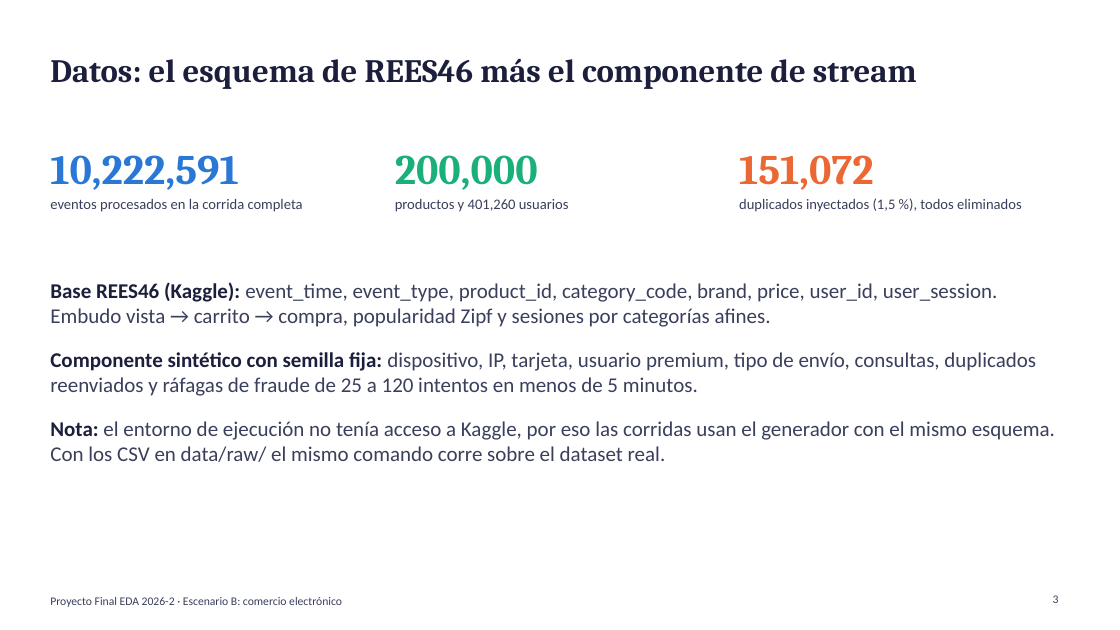
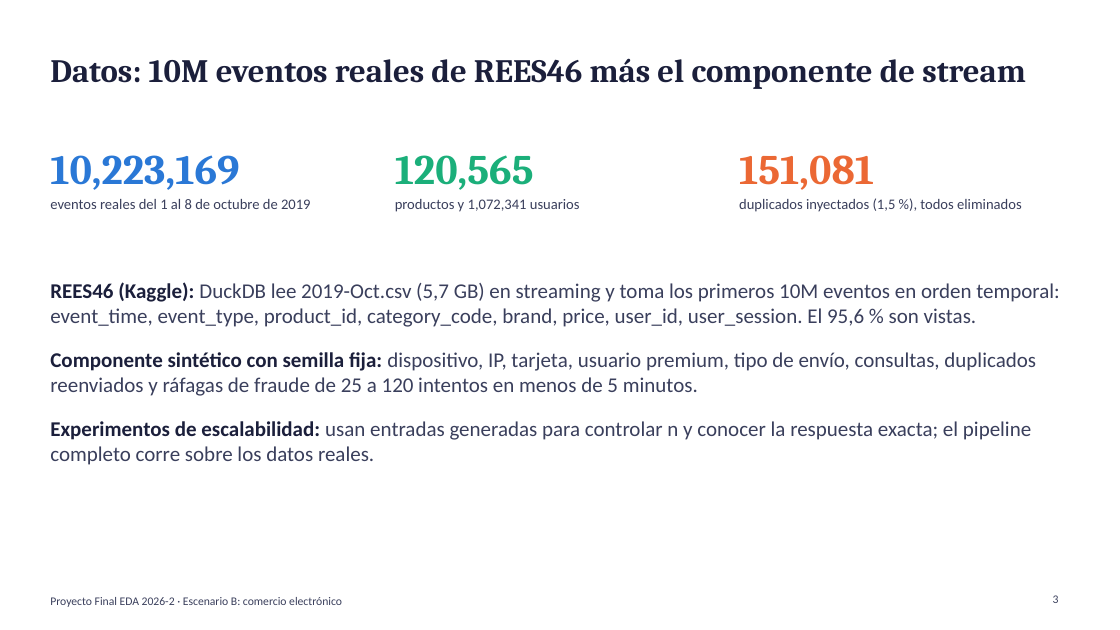
Before and after one commit to dantebarreto-gif/Proyecto-Final-E-AD, a slide deck: slide 3 of report/Presentacion_Final.pptx. Drawn at 1120x630 pixels with LibreOffice and Linux fonts; fonts in the diff are those of the drawing. Boxes give left, top, right and bottom in pixels: in the first picture for what was removed or moved away, otherwise in the second. Text is boxed around its words. In the diff, an @@ line names an element or a change of style, - is before the commit and + after.

```diff
--- a/report/Presentacion_Final.pptx
+++ b/report/Presentacion_Final.pptx
@@ title at (50, 58, 1026, 89): text changed @@
-Datos: el esquema de REES46 más el componente de stream
+Datos: 10M eventos reales de REES46 más el componente de stream
@@ text at (50, 155, 239, 190): text changed @@
-10,222,591
+10,223,169
@@ text at (395, 155, 534, 190): text changed @@
-200,000
+120,565
@@ text at (739, 155, 874, 190): text changed @@
-151,072
+151,081
@@ text at (50, 199, 311, 209): text changed @@
-eventos procesados en la corrida completa
+eventos reales del 1 al 8 de octubre de 2019
@@ text at (395, 199, 580, 212): text changed @@
-productos y 401,260 usuarios
+productos y 1,072,341 usuarios
@@ text at (50, 282, 1059, 327): text changed @@
-Base REES46 (Kaggle): event_time, event_type, product_id, category_code, brand, price, user_id, user_session. Embudo vista → carrito → compra, popularidad Zipf y sesiones por categorías afines.
+REES46 (Kaggle): DuckDB lee 2019-Oct.csv (5,7 GB) en streaming y toma los primeros 10M eventos en orden temporal: event_time, event_type, product_id, category_code, brand, price, user_id, user_session. El 95,6 % son vistas.
@@ text at (50, 421, 1031, 465): text changed @@
-Nota: el entorno de ejecución no tenía acceso a Kaggle, por eso las corridas usan el generador con el mismo esquema. Con los CSV en data/raw/ el mismo comando corre sobre el dataset real.
+Experimentos de escalabilidad: usan entradas generadas para controlar n y conocer la respuesta exacta; el pipeline completo corre sobre los datos reales.
```
Also in this commit, not shown: 7 other slides changed, 10 other files.
